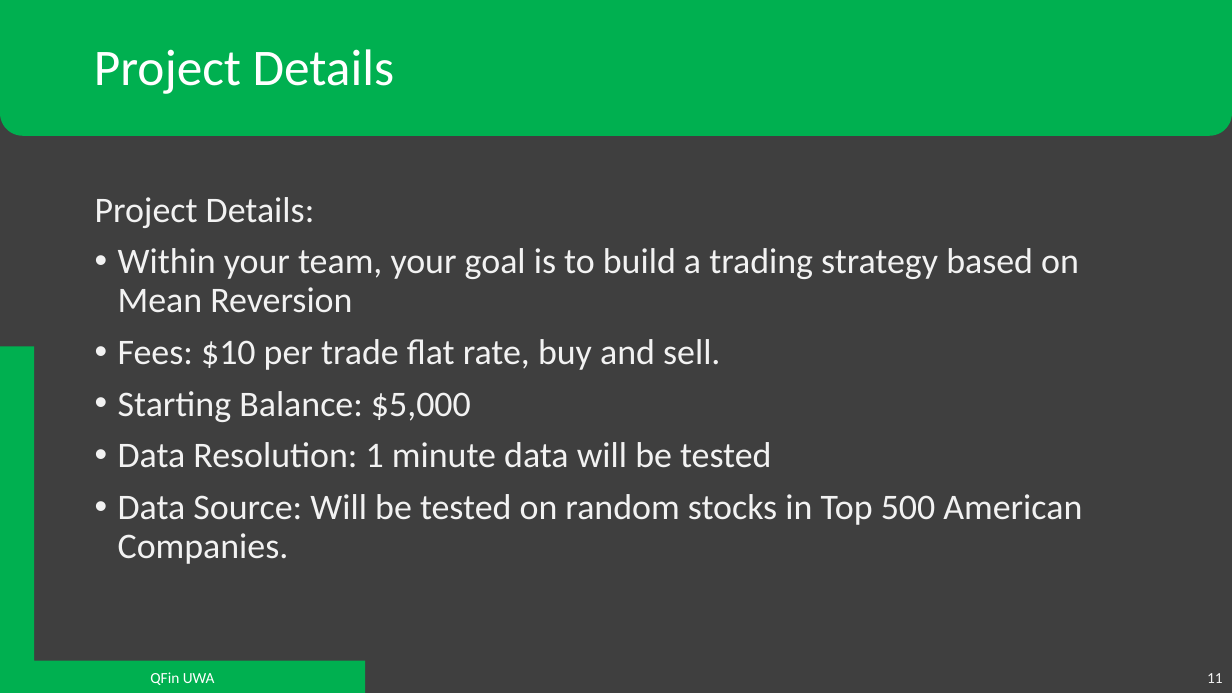
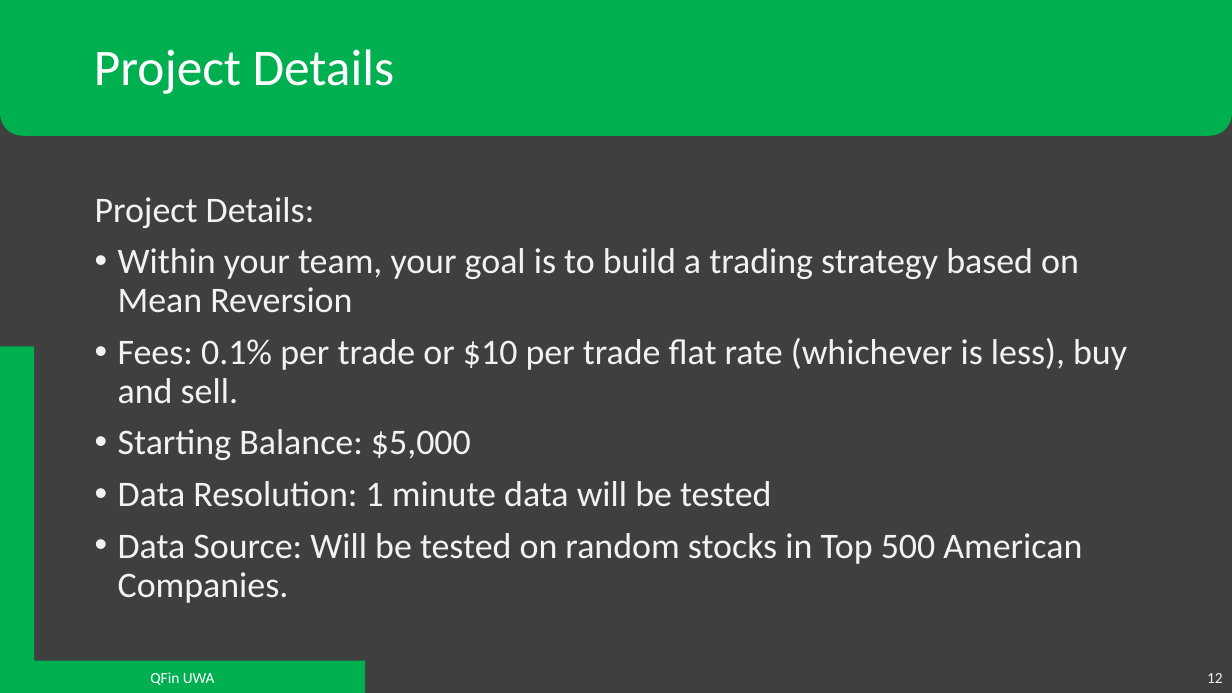
Before and after one commit to QFinUWA/Mean-Reversion-Trading-Team-Project-Semester-1-2022, a slide deck: slide 12 of Mean Reversion - Project Semester 1 2022.pptx (slide 11 before the commit). Drawn at 1232x693 pixels with LibreOffice and Linux fonts; fonts in the diff are those of the drawing. Boxes give left, top, right and bottom in pixels: in the first picture for what was removed or moved away, otherwise in the second. Text is boxed around its words. In the diff, an @@ line names an element or a change of style, - is before the commit and + after.

```diff
--- a/Mean Reversion - Project Semester 1 2022.pptx
+++ b/Mean Reversion - Project Semester 1 2022.pptx
@@ text at (118, 338, 1127, 404): text changed @@
-• Fees: $10 per trade flat rate, buy and sell.
+• Fees: 0.1% per trade or $10 per trade flat rate (whichever is less), buy and sell.
@@ page number at (1207, 673, 1223, 683): text changed @@
-11
+12
```
Also in this commit, not shown: 3 other slides changed, 1 slide added, 1 other file.
